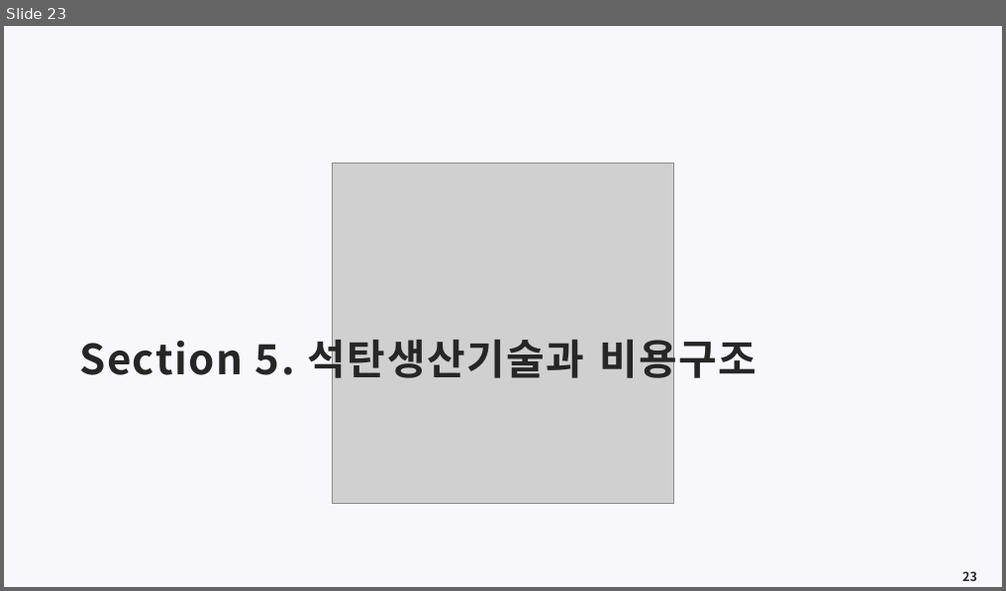
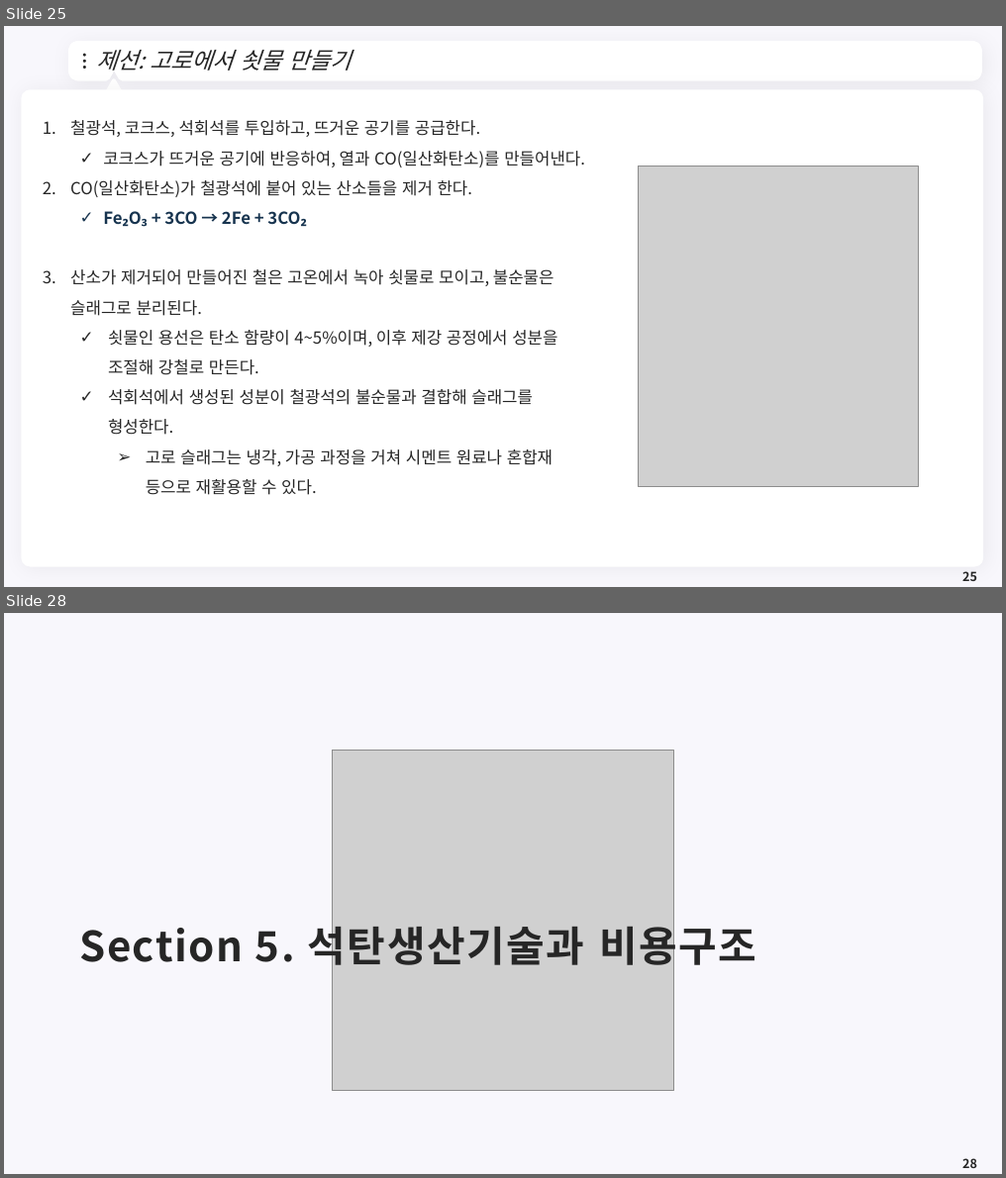
Before and after one commit to meandthey/Teaching, a slide deck: 에너지경제학/자원에너지경제학_Chapter_5 (석탄).pptx. Shown one above the other, each under a label of ours: slide 23 before the commit, slides 25 and 28 after it; the slides between them are not shown. The pictures are 1006x591 and 1006x1178 pixels, drawn with LibreOffice and Linux fonts; fonts in the diff are those of the drawing; grey boxes stand for pictures; background and template pictures are left out. Boxes give left, top, right and bottom in pixels: in the first picture for what was removed or moved away, otherwise in the second. Text is boxed around its words. In the diff, an @@ line names an element or a change of style, - is before the commit and + after.

```diff
--- a/에너지경제학/자원에너지경제학_Chapter_5 (석탄).pptx
+++ b/에너지경제학/자원에너지경제학_Chapter_5 (석탄).pptx
@@ slide 25 added at bbox=[4, 26, 1002, 587], background #F8F7FC @@
@@ freeform shape added at bbox=[72, 45, 979, 77], fill #FFFFFF, outline #FFFFFF 7.25 pt @@
@@ ellipse added at bbox=[83, 54, 86, 57], fill #262626 @@
@@ title added at bbox=[96, 50, 352, 71], 22 pt, text #262626, italic @@
+제선: 고로에서 쇳물 만들기
@@ ellipse added at bbox=[83, 60, 86, 63], fill #262626 @@
@@ ellipse added at bbox=[83, 66, 86, 69], fill #262626 @@
@@ triangle added at bbox=[105, 80, 122, 95], fill #FFFFFF, outline #FFFFFF 3.75 pt @@
@@ freeform shape added at bbox=[958, 56, 967, 68], fill #FFFFFF @@
@@ rounded rectangle added at bbox=[21, 89, 984, 568], fill #FFFFFF @@
@@ text added at bbox=[70, 120, 585, 495], 16 pt, text #262626 @@
+1. 철광석, 코크스, 석회석를 투입하고, 뜨거운 공기를 공급한다.
+  ✓ 코크스가 뜨거운 공기에 반응하여, 열과 CO(일산화탄소)를 만들어낸다.
+2. CO(일산화탄소)가 철광석에 붙어 있는 산소들을 제거 한다.
+  ✓ Fe₂O₃ + 3CO → 2Fe + 3CO₂
+3. 산소가 제거되어 만들어진 철은 고온에서 녹아 쇳물로 모이고, 불순물은 슬래그로 분리된다.
+  ✓ 쇳물인 용선은 탄소 함량이 4~5%이며, 이후 제강 공정에서 성분을 조절해 강철로 만든다.
+  ✓ 석회석에서 생성된 성분이 철광석의 불순물과 결합해 슬래그를 형성한다.
+    ➢ 고로 슬래그는 냉각, 가공 과정을 거쳐 시멘트 원료나 혼합재 등으로 재활용할 수 있다.
@@ picture added at bbox=[638, 166, 919, 486] @@
@@ page number added at bbox=[962, 571, 977, 581], 12 pt, text #262626, bold @@
+25
@@ what was slide 23 is now slide 28 @@
```
Also in this commit, not shown: 3 slides changed, 4 other slides added, 1 other file.
